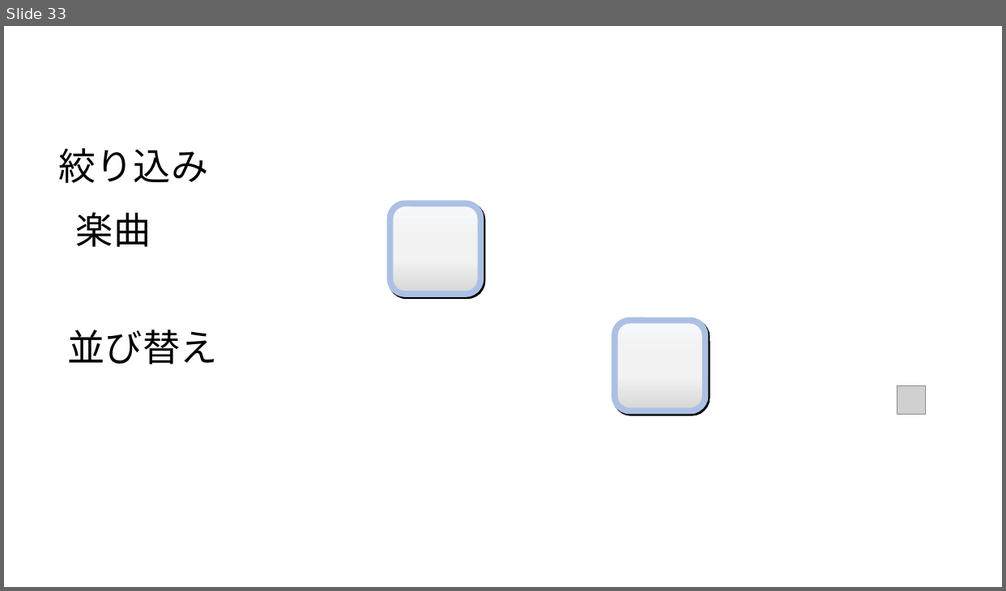
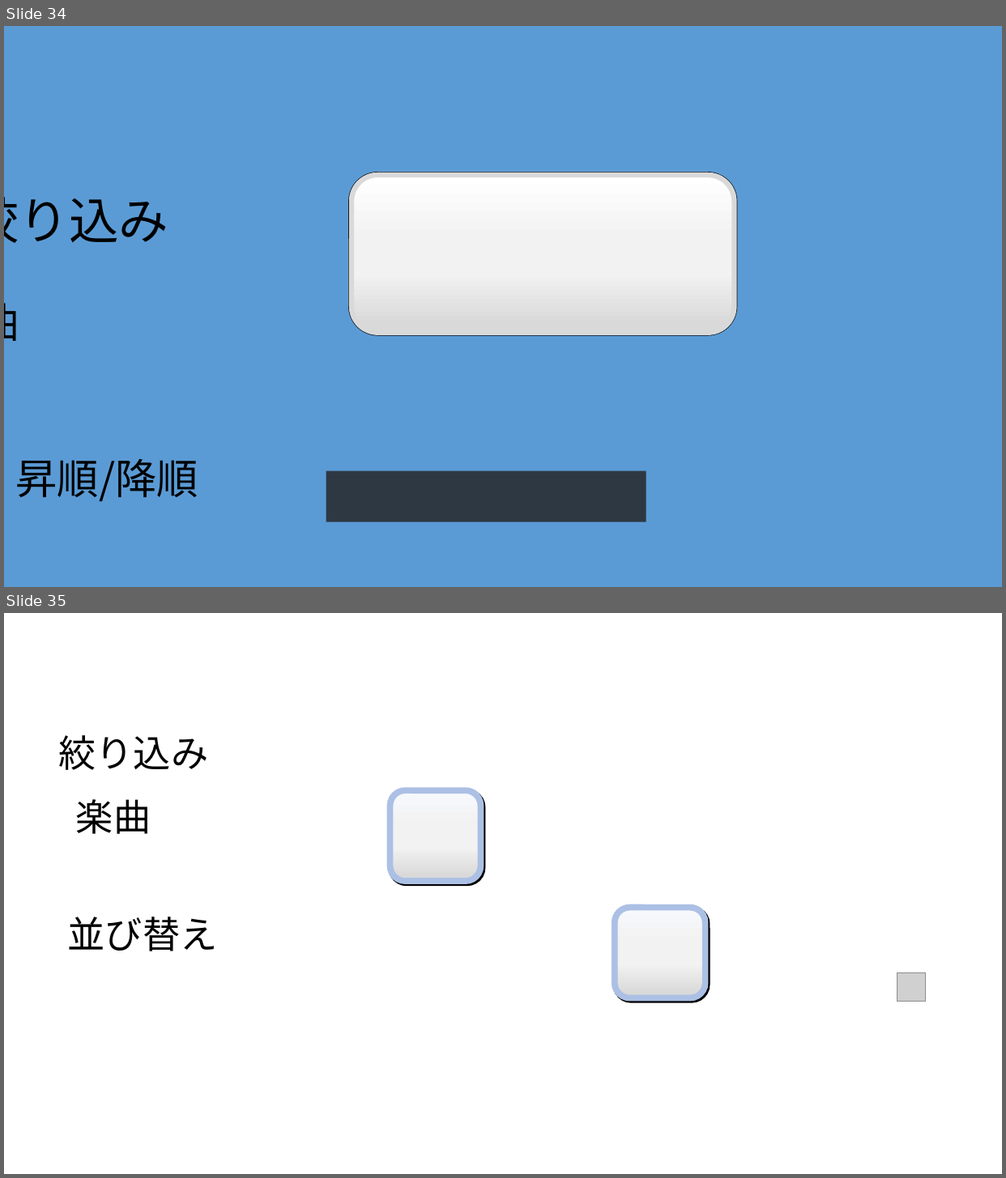
Before and after one commit to YuukiReiya/RhythmGame, a slide deck: resource.pptx. Shown one above the other, each under a label of ours: slide 33 before the commit, slides 34 and 35 after it. The pictures are 1006x591 and 1006x1178 pixels, drawn with LibreOffice and Linux fonts; fonts in the diff are those of the drawing; grey boxes stand for pictures; background and template pictures are left out. Boxes give left, top, right and bottom in pixels: in the first picture for what was removed or moved away, otherwise in the second. Text is boxed around its words. In the diff, an @@ line names an element or a change of style, - is before the commit and + after.

```diff
--- a/resource.pptx
+++ b/resource.pptx
@@ slide 34 added at [4,26,1002,587], background #5B9BD5 @@
@@ rounded rectangle added at [351,175,734,333], outline #000000 6 pt @@
@@ rounded rectangle added at [351,175,734,333], fill gradient #FFFFFF to #F2F2F2 to #D9D9D9 @@
@@ rounded rectangle added at [351,175,734,333], outline #D9D9D9 5 pt @@
@@ text added at [4,197,168,243], 48 pt, text #000000 @@
+絞り込み
@@ text added at [4,303,19,341], 40 pt, text #000000 @@
+楽曲
@@ text added at [16,459,198,501], 40 pt, text #000000 @@
+昇順/降順
@@ rectangle added at [326,472,646,523], fill #262626 at 84% opacity @@
@@ what was slide 33 is now slide 35 @@
```
Also in this commit, not shown: 2 other slides added, 1 slide removed.
